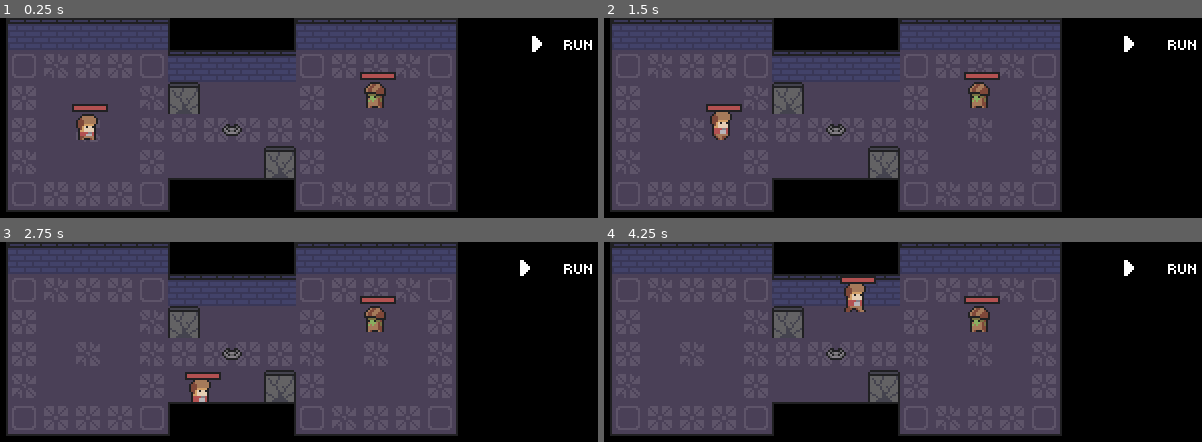
Above: before the commit, frames 1-4 (two rows, left to right).
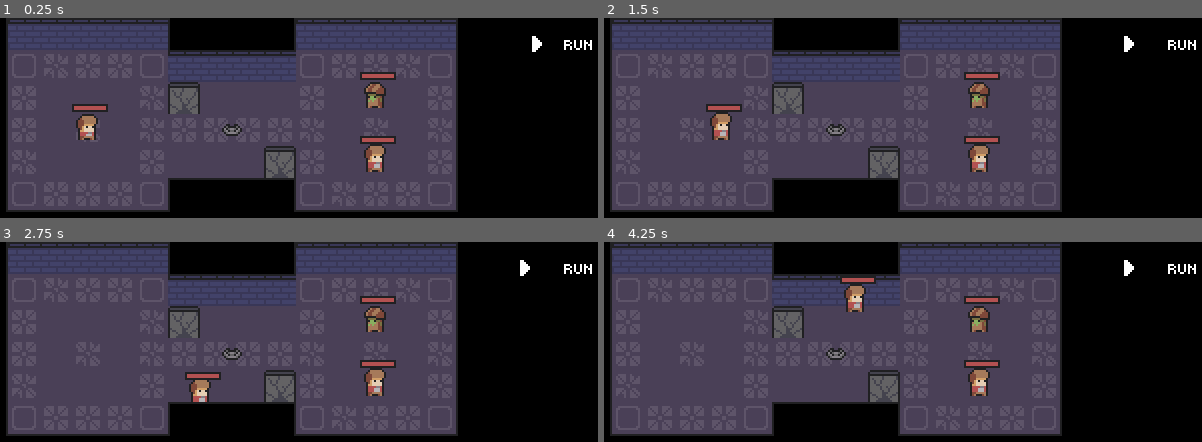
Above: after the commit, the same moments.

Repository: Guthen/KnightHelper
Game: Godot game, scene res://game/Game.tscn
Two runs of this game, one before a commit and one after it. Both use one fixed random seed, a clock stepped at 60 frames per second and the inputs below.
Inputs (mouse positions are in pixels of both pictures, inside the frame that each line leads up to):
- Up to frame 1 (0.25 s): no input
- Up to frame 2 (1.5 s): click (1166, 44) at 0.5 s; tap Enter at 1.25 s; hold D (right) from 1.28 s (still down)
- Up to frame 3 (2.75 s): release D (right) at 2.03 s; hold S (down) from 2.03 s (still down)
- Up to frame 4 (4.25 s): release S (down) at 2.78 s; hold D (right) 2.78-3.53 s; hold Z (up) from 3.53 s (still down)

The runs differ from the first frame. In frame 1, 0.7% of the frame differs, in the area x 60-67%, y 59-77%; in frame 2, 0.9%, in the area x 17-67%, y 47-77%; in frame 3, 0.7%; in frame 4, 0.9%.

Commit message:
add slime bugguer lul

Diff:
--- a/character/player/Player.tscn
+++ b/character/player/Player.tscn
@@ -1,7 +1,48 @@
-[gd_scene load_steps=3 format=2]
+[gd_scene load_steps=11 format=2]
 
 [ext_resource path="res://character/Character.tscn" type="PackedScene" id=1]
 [ext_resource path="res://character/player/player.gd" type="Script" id=2]
+[ext_resource path="res://character/player/player.png" type="Texture" id=3]
+
+[sub_resource type="AtlasTexture" id=1]
+atlas = ExtResource( 3 )
+region = Rect2( 0, 0, 11, 15 )
+
+[sub_resource type="AtlasTexture" id=2]
+atlas = ExtResource( 3 )
+region = Rect2( 11, 0, 11, 15 )
+
+[sub_resource type="AtlasTexture" id=3]
+atlas = ExtResource( 3 )
+region = Rect2( 0, 15, 11, 15 )
+
+[sub_resource type="AtlasTexture" id=4]
+atlas = ExtResource( 3 )
+region = Rect2( 11, 15, 11, 15 )
+
+[sub_resource type="AtlasTexture" id=5]
+atlas = ExtResource( 3 )
+region = Rect2( 22, 15, 11, 15 )
+
+[sub_resource type="AtlasTexture" id=6]
+atlas = ExtResource( 3 )
+region = Rect2( 33, 15, 11, 15 )
+
+[sub_resource type="SpriteFrames" id=7]
+animations = [ {
+"frames": [ SubResource( 1 ), SubResource( 2 ) ],
+"loop": true,
+"name": "idle",
+"speed": 5.0
+}, {
+"frames": [ SubResource( 3 ), SubResource( 4 ), SubResource( 5 ), SubResource( 6 ) ],
+"loop": true,
+"name": "walk",
+"speed": 5.0
+} ]
 
 [node name="Player" instance=ExtResource( 1 )]
 script = ExtResource( 2 )
+
+[node name="AnimatedSprite" parent="." index="0"]
+frames = SubResource( 7 )
--- /dev/null
+++ b/character/slime/Slime.tscn
@@ -0,0 +1,9 @@
+[gd_scene load_steps=2 format=2]
+
+[ext_resource path="res://character/Character.tscn" type="PackedScene" id=1]
+
+[node name="Slime" instance=ExtResource( 1 )]
+
+[node name="AnimatedSprite" parent="." index="0"]
+frame = 1
+playing = true
--- a/game/Game.tscn
+++ b/game/Game.tscn
@@ -8,6 +8,7 @@
 [ext_resource path="res://game/objects/BearTrap.tscn" type="PackedScene" id=6]
 [ext_resource path="res://game/game.gd" type="Script" id=7]
 [ext_resource path="res://character/goblin/Goblin.tscn" type="PackedScene" id=8]
+[ext_resource path="res://character/slime/Slime.tscn" type="PackedScene" id=9]
 
 [sub_resource type="ConvexPolygonShape2D" id=1]
 points = PoolVector2Array( 16, 16, 0, 16, 0, 0, 16, 0 )
@@ -140,6 +141,9 @@
 position = Vector2( 200, 40 )
 is_looking_left = true
 
+[node name="Slime" parent="WallMap" instance=ExtResource( 9 )]
+position = Vector2( 200, 72 )
+
 [node name="Camera2D" type="Camera2D" parent="."]
 anchor_mode = 0
 current = true
Binary file added: character/slime/slime.png
Not shown, changed: character/slime/slime.png.import
Not shown: 1 places in game/Game.tscn that only renumber resources
Binary file removed: slime.png
